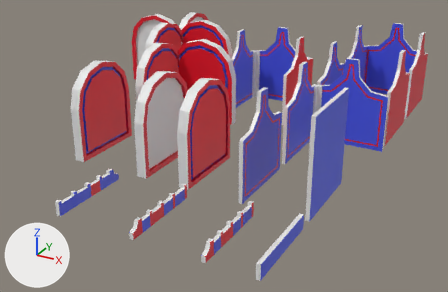
Renders of the glTF model Assets/TQ/Models/GLTF/Walls.glb from each side of a commit.
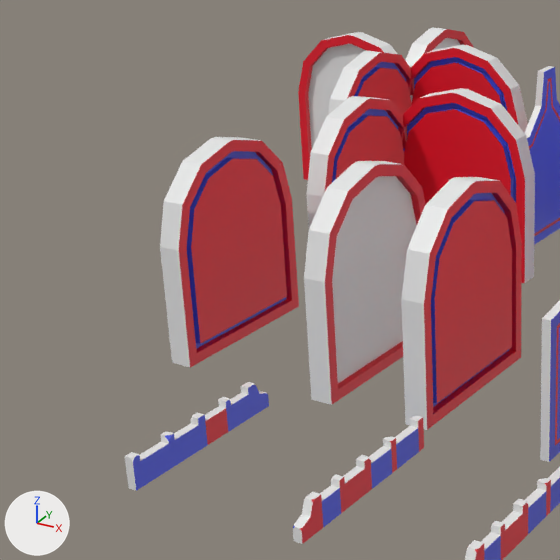
Each version appears first whole from a 50 mm lens placed at (17.7, -70.1, 40.2), pointed at (-27.5, 12.0, -0.8), and next in a close-up on the part from 0% to 55% of the width and 0% to 85% of the height. The lights are fixed; the arrows at lower left show +X, +Y and +Z. Where no turn or scale is listed for an object, it has been applied to the vertices.

In view in the first close-up: 'Short_Stone_Wall', 'Short_Stone_Wall_B-col', 'StoneHallA', 'Stone_Corner-col', 'Wall_A-convcol', 'Wall_B-convcol', 'end_HallA', 'idk_Wall-col'.
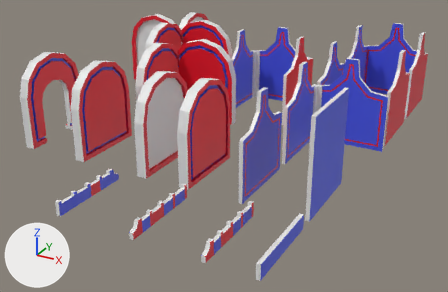
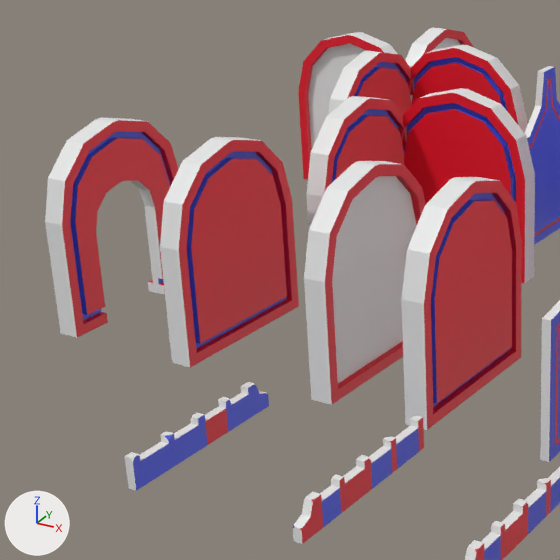
Where the change shows, as pixel boxes (x1, y1, x2, y2) in the close-ups (560 x 560 px):
'Doorway_A-col', added
    after: (45, 118, 178, 337)
    faces in mat_2 (red #e70e28): (62, 120, 178, 337)
    faces in mat_0 (white #e7e7e7): (45, 118, 165, 337)
    faces in mat_1 (blue #4857e7): (70, 131, 170, 320)

Edits to the bpy script that builds the scene:
```text
Add me_cube_021:
    me_cube_021.from_pydata(...)  # 136 vertices, 268 faces; spans x -6.5..-4.93, y -6.0..6.0, z 0.4..14.4
    # faces by material slot: [118, 44, 106]
    me_cube_021.materials.append(mat_0)  # white #e7e7e7
    me_cube_021.materials.append(mat_1)  # blue #4857e7
    me_cube_021.materials.append(mat_2)  # red #e70e28
Add ob_doorway_a_col:
    ob_doorway_a_col = bpy.data.objects.new('Doorway_A-col', me_cube_021)
    ob_doorway_a_col.location = (-46.81, 0.0, 0.0)
```
